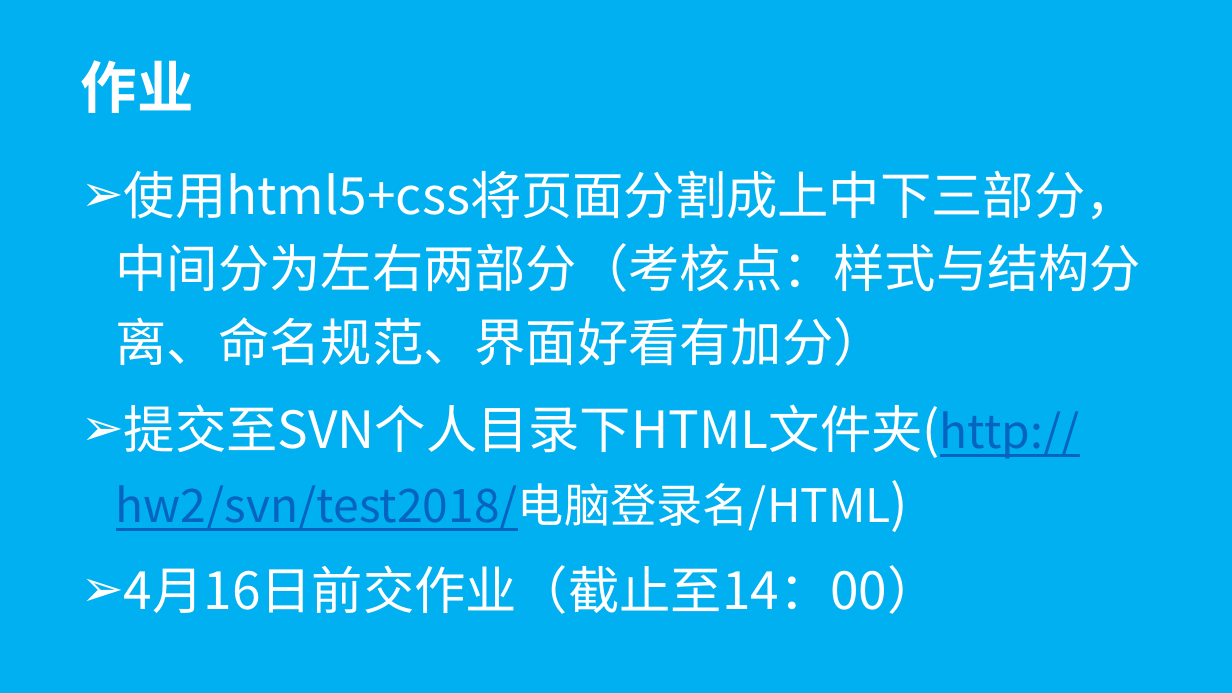
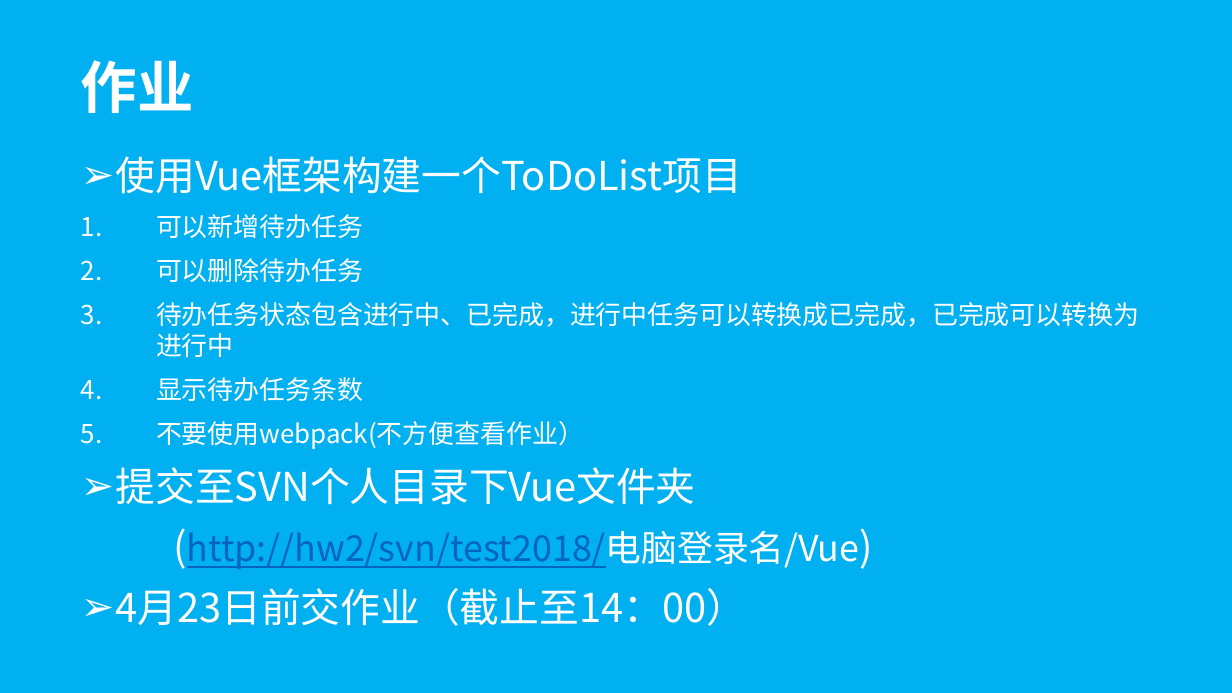
Before and after one commit to wugenshui/ppt, a slide deck: slide 23 of vue-webpack/vue-webpack.pptx (slide 19 before the commit). Drawn at 1232x693 pixels with LibreOffice and Linux fonts; fonts in the diff are those of the drawing. Boxes give left, top, right and bottom in pixels: in the first picture for what was removed or moved away, otherwise in the second. Text is boxed around its words. In the diff, an @@ line names an element or a change of style, - is before the commit and + after.

```diff
--- a/vue-webpack/vue-webpack.pptx
+++ b/vue-webpack/vue-webpack.pptx
@@ subtitle at (116,156,1139,626): text changed; size 40 to 20.1 pt @@
-➢ 使用html5+css将页面分割成上中下三部分，中间分为左右两部分（考核点：样式与结构分离、命名规范、界面好看有加分）
-➢ 提交至SVN个人目录下HTML文件夹(http://hw2/svn/test2018/电脑登录名/HTML)
-➢ 4月16日前交作业（截止至14：00）
+➢ 使用Vue框架构建一个ToDoList项目
+1. 可以新增待办任务
+2. 可以删除待办任务
+3. 待办任务状态包含进行中、已完成，进行中任务可以转换成已完成，已完成可以转换为进行中
+4. 显示待办任务条数
+5. 不要使用webpack(不方便查看作业）
+➢ 提交至SVN个人目录下Vue文件夹
+(http://hw2/svn/test2018/电脑登录名/Vue)
+➢ 4月23日前交作业（截止至14：00）
```
Also in this commit, not shown: 1 other slide changed, 11 slides added, 8 slides removed, 6 other files.
